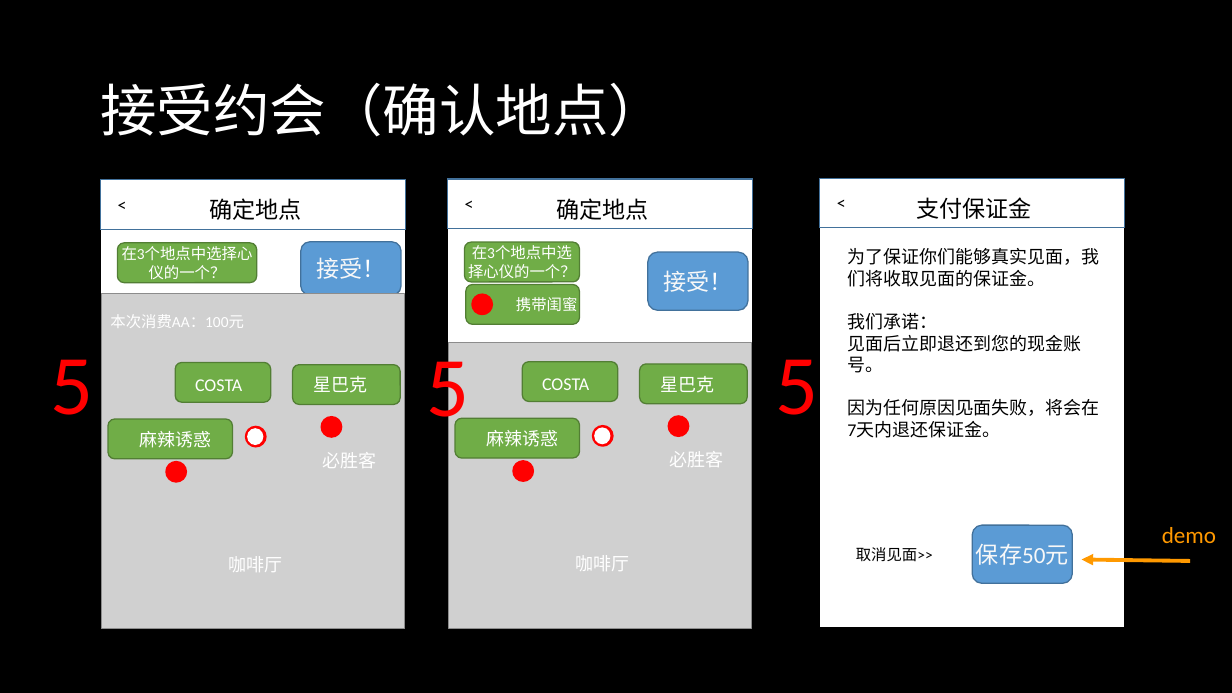
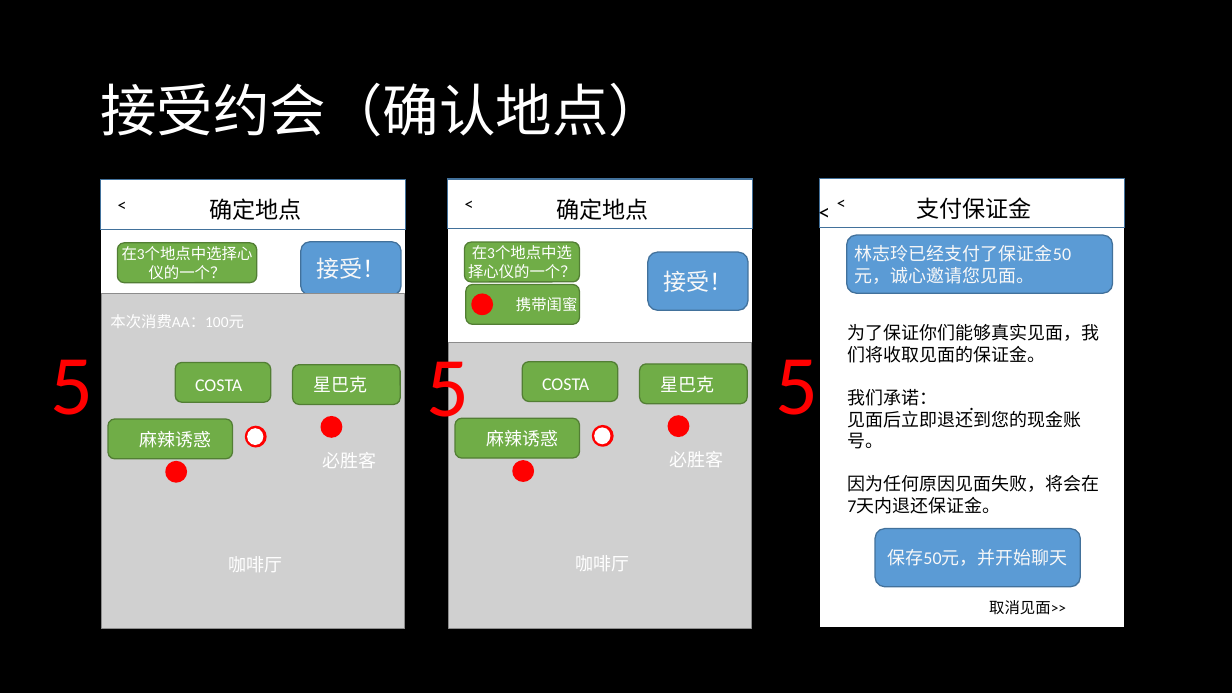
Before and after one commit to Flame-Team/FastOmiai, a slide deck: slide 20 of Docs/快.相亲.PRD.pptx (slide 19 before the commit). Drawn at 1232x693 pixels with LibreOffice and Linux fonts; fonts in the diff are those of the drawing; grey boxes stand for pictures; background and template pictures are left out. Boxes give left, top, right and bottom in pixels: in the first picture for what was removed or moved away, otherwise in the second. Text is boxed around its words. In the diff, an @@ line names an element or a change of style, - is before the commit and + after.

Commit message:
优化支付流程。

```diff
--- a/Docs/快.相亲.PRD.pptx
+++ b/Docs/快.相亲.PRD.pptx
@@ text added at (814,192,836,228), 18 pt, text #000000 @@
+<
@@ rounded rectangle added at (847,235,1113,293), fill #5B9BD5, outline #42719B 1 pt @@
@@ text added at (855,245,1071,284), 14 pt, text #F8F8F8 @@
+林志玲已经支付了保证金50元，诚心邀请您见面。
@@ text "为了保证你们能够真实见面，我们将收取见面的保证金。": place and size @@
-text "为了保证你们能够真实见面，我们将收取见面的保证金。" at (847,248,1099,438)
+text "为了保证你们能够真实见面，我们将收取见面的保证金。" at (847,324,1099,514)
@@ rounded rectangle: place and size @@
-rounded rectangle at (972,525,1072,583)
+rounded rectangle at (875,529,1080,587)
@@ text removed at (1162,527,1216,543) @@
-demo
@@ text at (887,549,1067,566): text changed; size 18 to 14 pt @@
-保存50元
+保存50元，并开始聊天
@@ arrow removed from (1190, 561) to (1082, 560) @@
@@ text "取消见面>>": place and size @@
-text "取消见面>>" at (856,547,933,562)
+text "取消见面>>" at (989,600,1066,615)
```
Also in this commit, not shown: 2 other slides changed, 1 slide added.
